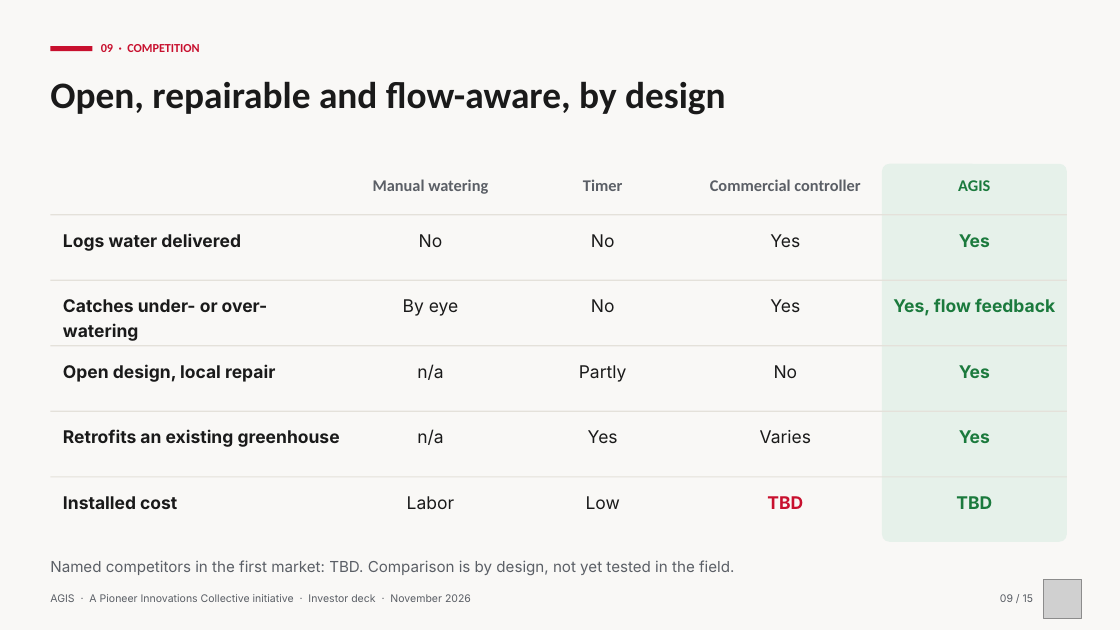
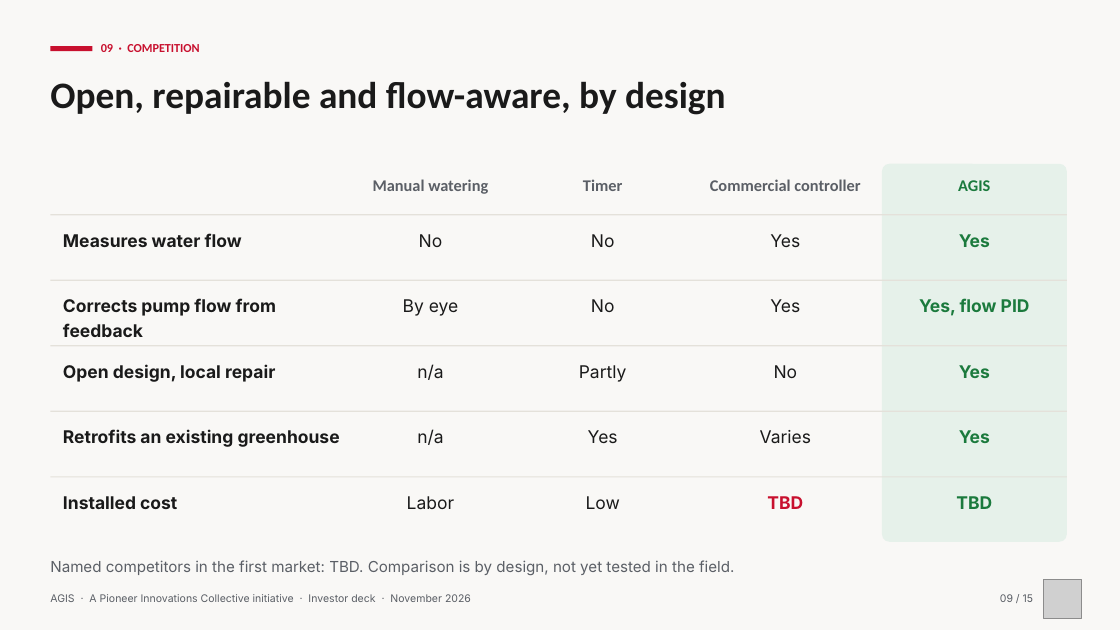
Before and after one commit to Tnzr/agis-intelligence, a slide deck: slide 9 of data-room/AGIS_Investor_Deck.pptx. Drawn at 1120x630 pixels with LibreOffice and Linux fonts; fonts in the diff are those of the drawing; grey boxes stand for pictures. Boxes give left, top, right and bottom in pixels: in the first picture for what was removed or moved away, otherwise in the second. Text is boxed around its words. In the diff, an @@ line names an element or a change of style, - is before the commit and + after.

```diff
--- a/data-room/AGIS_Investor_Deck.pptx
+++ b/data-room/AGIS_Investor_Deck.pptx
@@ text at [63,233,242,247]: text changed @@
-Logs water delivered
+Measures water flow
@@ text at [63,298,276,337]: text changed @@
-Catches under- or over-watering
+Corrects pump flow from feedback
@@ text at [919,298,1030,316]: text changed @@
-Yes, flow feedback
+Yes, flow PID
```
Also in this commit, not shown: 1 other slide changed, 1 other file.
